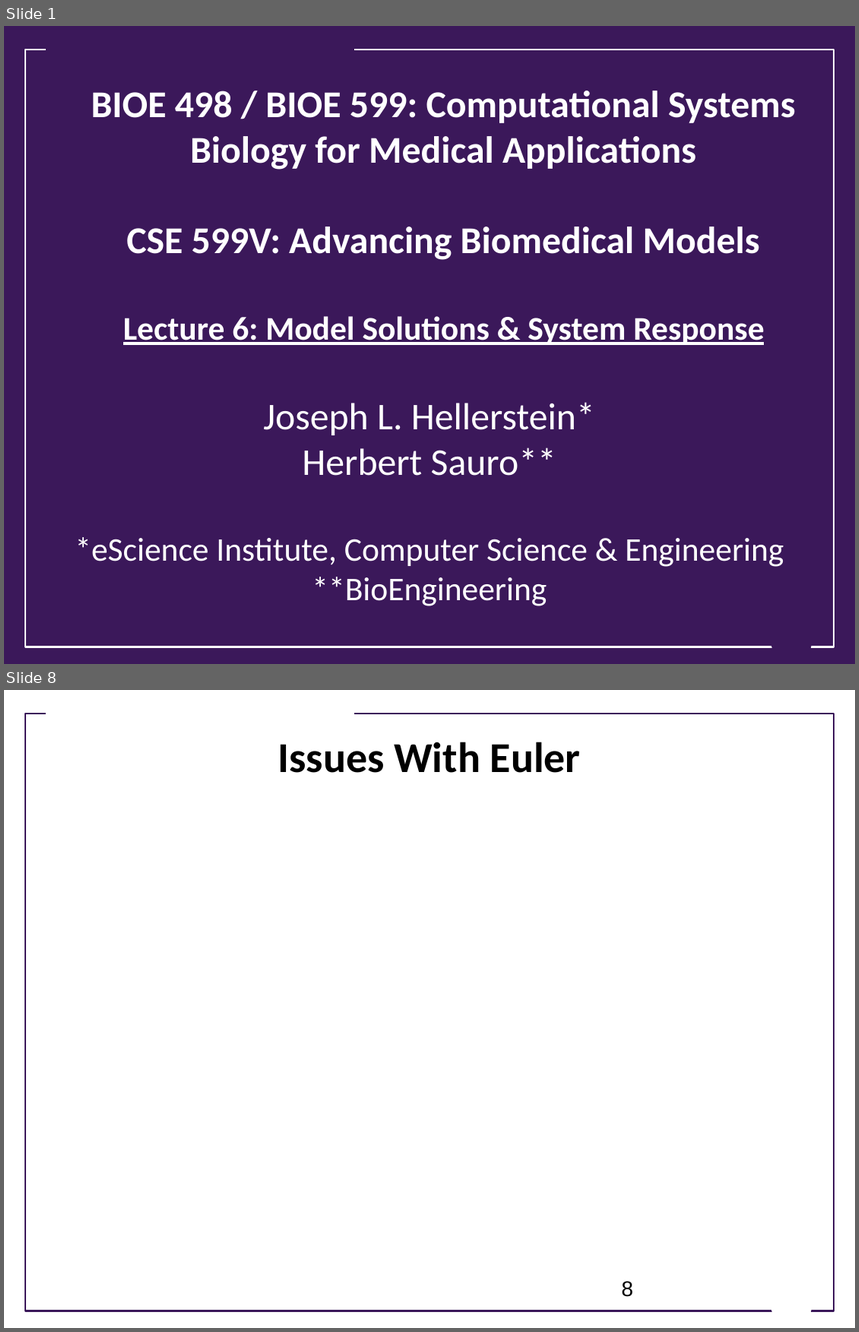
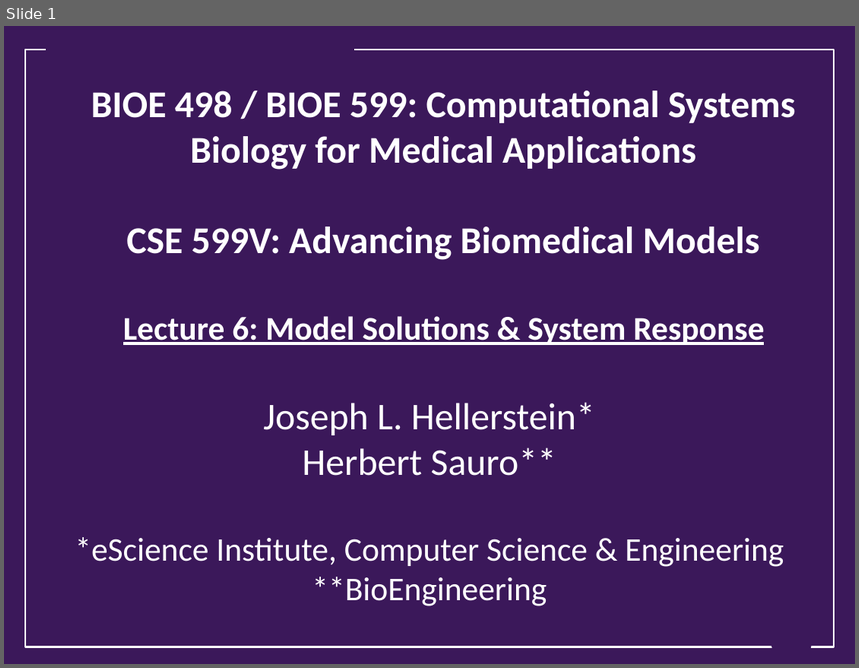
Before and after one commit to ModelEngineering/advancing-biomedical-models, a slide deck: Lectures/Week_2/CSE 599V Lecture 6 - Model Evaluation and System Responses.pptx. Shown one above the other, each under a label of ours: slides 1 and 8 before the commit, slide 1 after it; the slides between them are not shown. The pictures are 859x1332 and 859x668 pixels, drawn with LibreOffice and Linux fonts; fonts in the diff are those of the drawing; background and template pictures are left out. Boxes give left, top, right and bottom in pixels: in the first picture for what was removed or moved away, otherwise in the second. Text is boxed around its words. In the diff, an @@ line names an element or a change of style, - is before the commit and + after.

```diff
--- a/Lectures/Week_2/CSE 599V Lecture 6 - Model Evaluation and System Responses.pptx
+++ b/Lectures/Week_2/CSE 599V Lecture 6 - Model Evaluation and System Responses.pptx
@@ slide 8 removed at bbox=[4, 690, 855, 1328], background #FFFFFF @@
@@ rectangle removed at bbox=[46, 704, 354, 725] @@
@@ rectangle removed at bbox=[25, 714, 834, 1312] @@
@@ title removed at bbox=[278, 742, 581, 773] @@
-Issues With Euler
@@ page number removed at bbox=[622, 1281, 634, 1297] @@
-8
@@ trapezoid removed at bbox=[764, 1281, 819, 1317] @@
```
Also in this commit, not shown: 4 slides changed, 25 slides added, 24 other slides removed.
